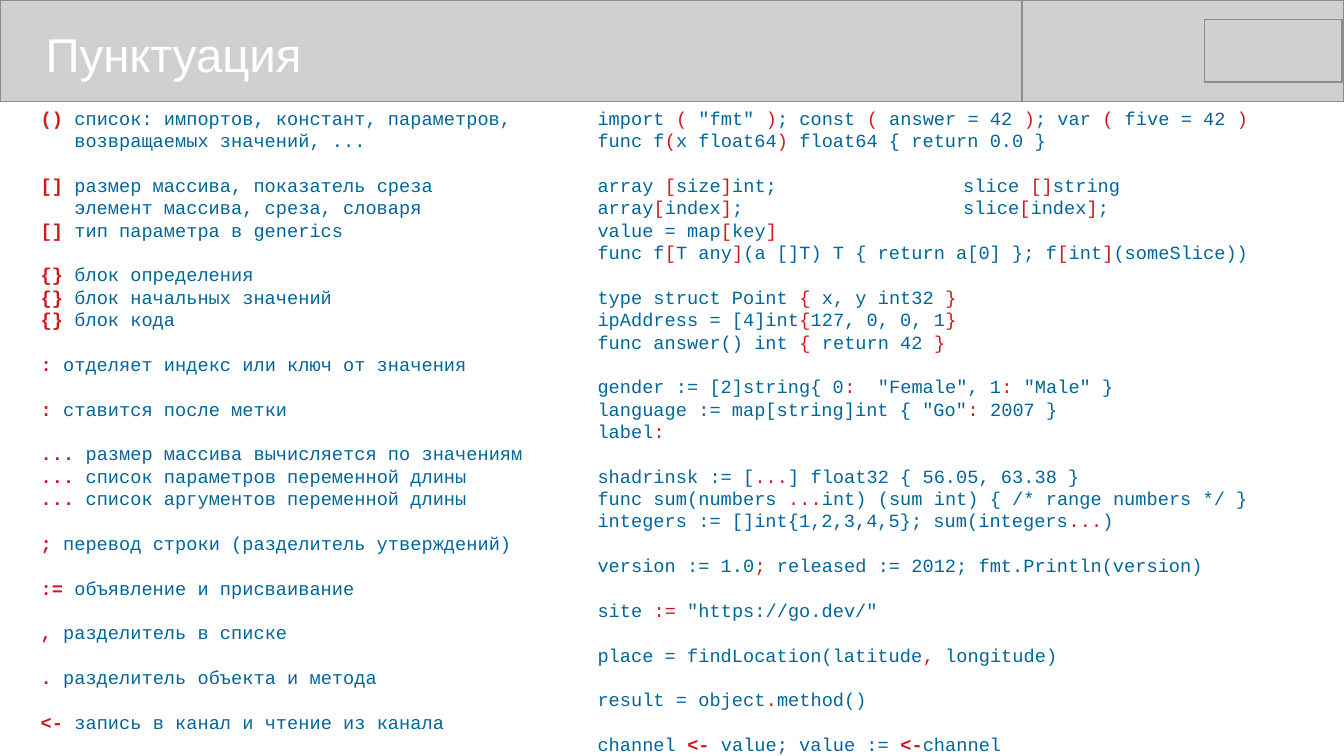
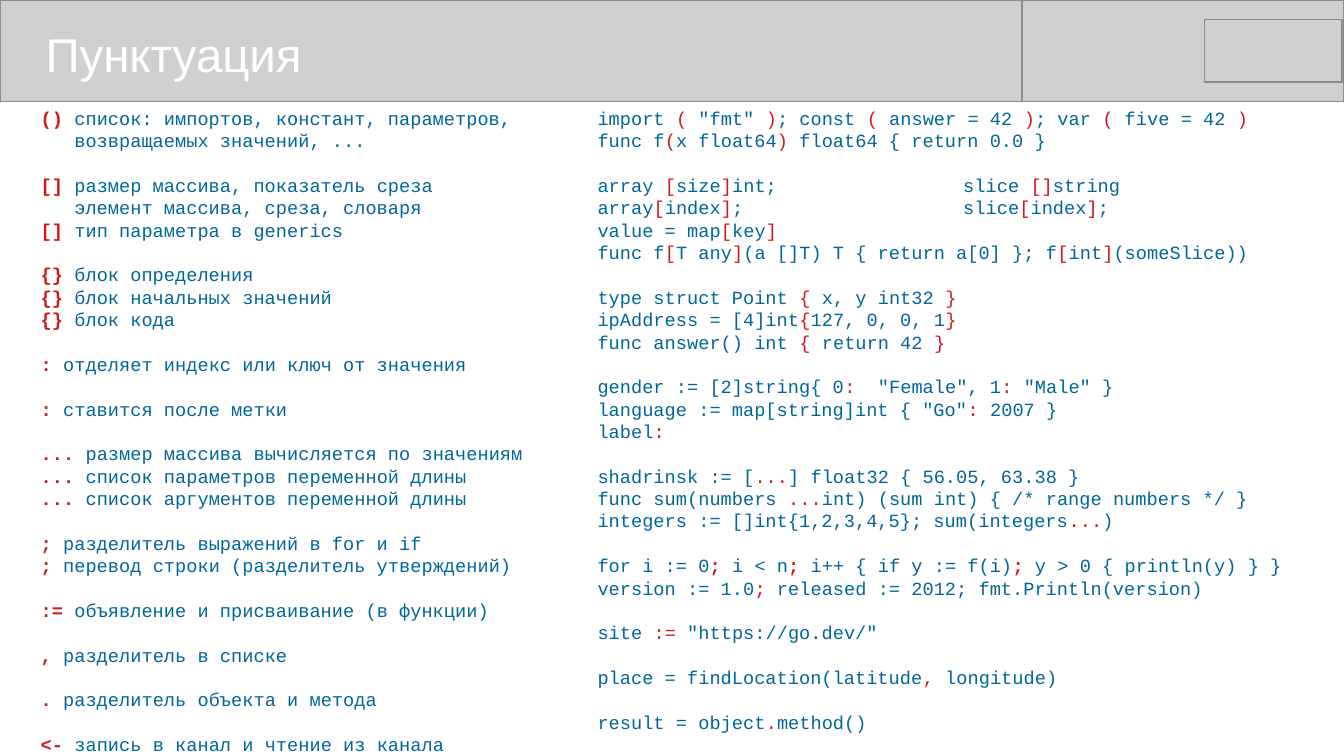
Before and after one commit to mike-shock/Go_language, a slide deck: slide 15 of Go_Review.odp. Drawn at 1344x756 pixels with LibreOffice and Linux fonts; fonts in the diff are those of the drawing; grey boxes stand for pictures. Boxes give left, top, right and bottom in pixels: in the first picture for what was removed or moved away, otherwise in the second. Text is boxed around its words. In the diff, an @@ line names an element or a change of style, - is before the commit and + after.

```diff
--- a/Go_Review.odp
+++ b/Go_Review.odp
@@ text at [63, 537, 421, 554]: paragraph added @@
+; разделитель выражений в for и if
@@ text at [598, 559, 1237, 576]: paragraph added @@
+for i := 0; i < n; i++ { if y := f(i); y > 0 { println(y) } }
@@ text at [74, 604, 489, 621]: text changed @@
-:= объявление и присваивание
+:= объявление и присваивание (в функции)
```
Also in this commit, not shown: 7 other slides changed, 1 slide added, 2 other files.
